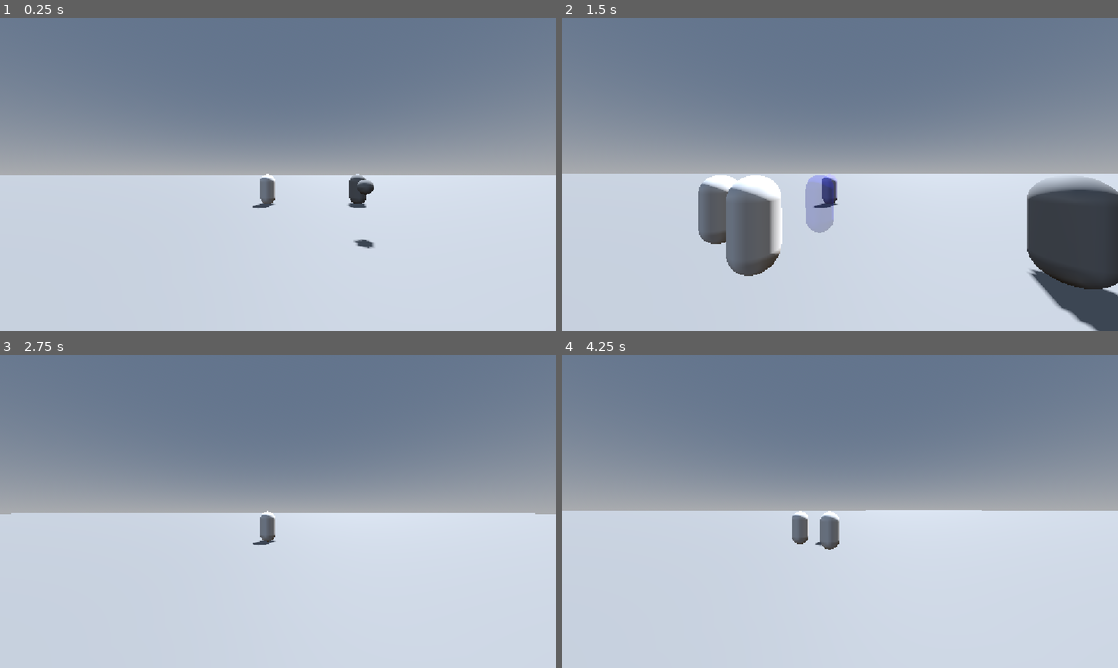
Above: before the commit, frames 1-4 (two rows, left to right).
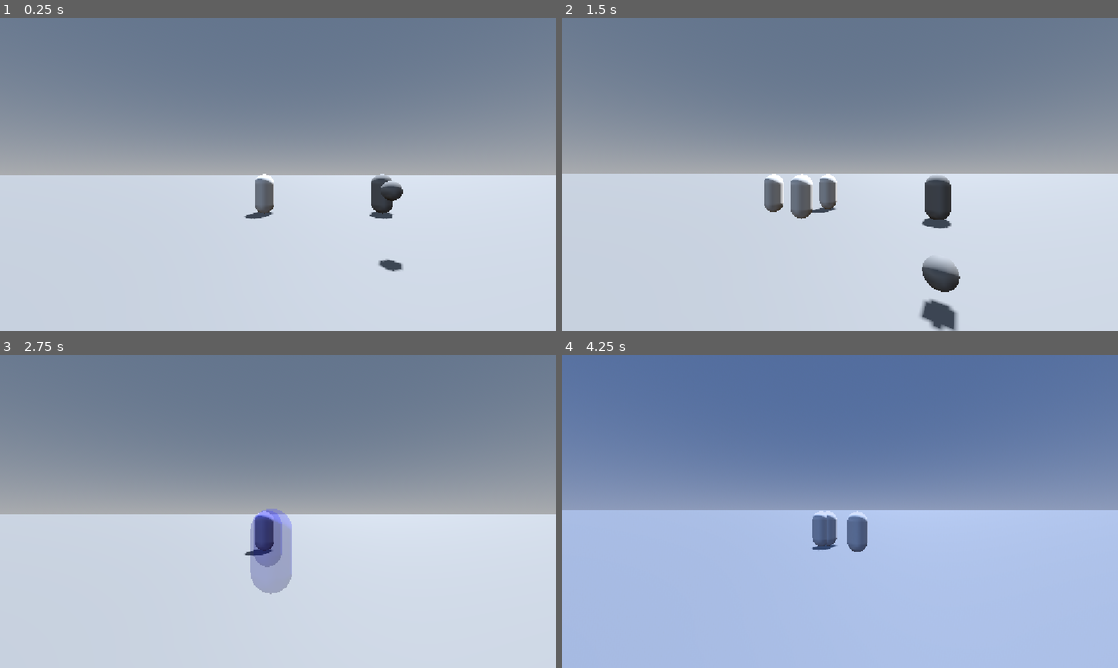
Above: after the commit, the same moments.

Repository: mrgarso/azure-latch
Game: Godot game, scene res://scenes/map.tscn
Same seed, same stepped clock (60 frames per second), same inputs: the game is played once before the commit and once after it.
Inputs (mouse positions are in pixels of both pictures, inside the frame that each line leads up to):
- Up to frame 1 (0.25 s): no input
- Up to frame 2 (1.5 s): move the mouse to (867, 174) at 0.52 s; tap 1 (1) at 0.6 s; tap A (a) at 0.8, 1.35 s; move the mouse to (812, 174) at 1.27 s
- Up to frame 3 (2.75 s): tap D (d) at 1.55, 2.1 s; move the mouse to (289, 505) at 2.02 s; tap S (s) at 2.3 s
- Up to frame 4 (4.25 s): move the mouse to (834, 517) at 2.77 s; tap S (s) at 2.85 s; tap W (w) at 3.05, 3.6 s; tap Enter at 3.5 s; move the mouse to (878, 514) at 3.52 s; tap 1 (1) at 3.8 s

The runs differ from the first frame. In frame 1, 1.4% of the frame differs, in the area x 43-73%, y 49-82%; in frame 2, 14%; in frame 3, 2.2%; in frame 4, 55%, in the area x 0-100%, y 40-100%.

Commit message:
flash y fov effects

Diff:
--- a/Isagi_moves/isagi_moves.gd
+++ b/Isagi_moves/isagi_moves.gd
@@ -9,4 +9,4 @@
 			trigger("MOVE_1")
 
 func trigger(move:String, speed:float=1.0, godmode:bool=false, vulnerable:bool=false):
-	get_node(move).use(player, godmode, speed, vulnerable)
+	get_node(move).use(player, speed, godmode, vulnerable)
--- a/Isagi_moves/move_1.gd
+++ b/Isagi_moves/move_1.gd
@@ -7,13 +7,25 @@
 	if vulnerable:
 		target.iframes = false
 	velocity(target, Vector2(-5,-3), .35, 0.15)
+	screen_flash(target, Color(0.0,0.3,1,0.2), 0.2)
 	afterimage(target, 1, 0.1, )
+	fov_change(target, 70, 90, 0.1)
+	await wait(5, speed)
+	fov_change(target, 90, 75, 0.5)
 	await wait(20, speed)
 	velocity(target, Vector2(7,-3), .35, 0.15)
 	afterimage(target, 1, 0.1, )
+	fov_change(target, 70, 90, 0.1)
+	screen_flash(target, Color(0.0,0.3,1,0.2), 0.2)
+	await wait(5, speed)
+	fov_change(target, 90, 80, 0.5)
 	await wait(30, speed)
+	screen_flash(target, Color(0.7,0.3,0.3,0.3), 0.5)
 	velocity(target, Vector2(0,-20), .75, 0.75)
 	afterimage(target, 6, 0.04, 1.0, Color(0,0,1,0.25))
+	fov_change(target, 70, 120, 0)
+	await wait(2, speed)
+	fov_change(target, 120, 75, 0.6)
 	target.using_move = false
 
 func velocity(target:Player=null, direction:=Vector2(0,0), duration := 1.0, decay := 0.99):
@@ -53,3 +65,18 @@
 		tween.tween_property(clone, "transparency", 1.0, duration)
 		tween.tween_callback(clone.queue_free)
 		await get_tree().create_timer(in_between).timeout
+
+func fov_change(target :Player= null, from := 70, to := 70, duration := 1.0):
+	var camera :Camera3D= target.get_node("shoulder").get_node("SpringArm3D").get_node("Camera3D")
+	camera.fov = from
+	var tween = create_tween()
+	tween.tween_property(camera,"fov",to,duration)
+
+func screen_flash(target :Player= null, color :=Color(1,1,1,1), duration := 1.0):
+	var screen :CanvasLayer= target.get_node("screen_effects")
+	for i in screen.get_child_count():
+		var subject :Control= screen.get_child(i)
+		if subject is TextureRect:
+			subject.self_modulate = color
+			var tween = create_tween()
+			tween.tween_property(subject,"self_modulate",Color(color.r,color.g,color.b,0),duration)
--- a/scenes/camera_3d.gd
+++ b/scenes/camera_3d.gd
@@ -1,6 +1,5 @@
 extends Camera3D
 
-@export var initial_fov := 90.0
 @export var sens := 0.001
 @export var initial_spring_distance := 10.0
 @export var spring_arm_3d: SpringArm3D
@@ -10,7 +9,6 @@
 func _ready() -> void:
 	Input.mouse_mode = Input.MOUSE_MODE_CAPTURED
 	spring_arm_3d.spring_length = initial_spring_distance
-	fov = initial_fov
 
 func _input(event: InputEvent) -> void:
 	if event is InputEventMouseMotion:
--- a/scenes/player.tscn
+++ b/scenes/player.tscn
@@ -6,6 +6,8 @@
 [ext_resource type="Script" uid="uid://bo4redc340gr2" path="res://Isagi_moves/move_1.gd" id="4_dqkch"]
 [ext_resource type="Script" uid="uid://b43wu3yraw8dv" path="res://scripts/grab_ball_area.gd" id="4_tuyoq"]
 [ext_resource type="Script" uid="uid://bx2u43mcri4vt" path="res://scripts/volley_area.gd" id="5_qlg0r"]
+[ext_resource type="Texture2D" uid="uid://sets8jnbw51q" path="res://assets/uma-musume-mambo.png" id="7_fjrip"]
+[ext_resource type="Texture2D" uid="uid://u5a0wpx5ek68" path="res://assets/white-stucco-wall_1194-6992.jpg" id="8_smehm"]
 
 [sub_resource type="StandardMaterial3D" id="StandardMaterial3D_m5xwp"]
 
@@ -79,6 +81,43 @@
 [node name="ball_holder" type="Node3D" parent="." unique_id=1219057852]
 transform = Transform3D(1, 0, 0, 0, 1, 0, 0, 0, 1, 0, -0.6254583, -1.0560316)
 
+[node name="screen_effects" type="CanvasLayer" parent="." unique_id=943087902]
+
+[node name="mambo_flash" type="TextureRect" parent="screen_effects" unique_id=1057693532]
+visible = false
+self_modulate = Color(1, 1, 1, 0)
+anchors_preset = 8
+anchor_left = 0.5
+anchor_top = 0.5
+anchor_right = 0.5
+anchor_bottom = 0.5
+offset_left = -333.0
+offset_top = -361.95648
+offset_right = 333.0
+offset_bottom = 361.95648
+grow_horizontal = 2
+grow_vertical = 2
+size_flags_horizontal = 4
+size_flags_vertical = 4
+texture = ExtResource("7_fjrip")
+
+[node name="color_flash" type="TextureRect" parent="screen_effects" unique_id=1427153262]
+self_modulate = Color(1, 1, 1, 0)
+anchors_preset = 8
+anchor_left = 0.5
+anchor_top = 0.5
+anchor_right = 0.5
+anchor_bottom = 0.5
+offset_left = -583.0
+offset_top = -370.0
+offset_right = 583.0
+offset_bottom = 370.0
+grow_horizontal = 2
+grow_vertical = 2
+size_flags_horizontal = 4
+size_flags_vertical = 4
+texture = ExtResource("8_smehm")
+
 [connection signal="area_entered" from="volley_area" to="volley_area" method="_on_area_entered"]
 [connection signal="area_exited" from="volley_area" to="volley_area" method="_on_area_exited"]
 [connection signal="area_entered" from="grab_ball_area" to="grab_ball_area" method="_on_area_entered"]
--- a/scripts/player.gd
+++ b/scripts/player.gd
@@ -19,7 +19,7 @@
 func _physics_process(delta: float) -> void:
 	forw = transform.basis.z
 	sides = transform.basis.x
-	movement = (direction.x * sides) * speed + (direction.y * forw) * speed
+	movement = ((direction.x * sides) + (direction.y * forw)) * speed
 	if direction:
 		velocity = lerp(velocity,Vector3(movement.x,velocity.y,movement.z),delta * accel)
 	else:
Binary file added: Isagi_moves/uma-musume-mambo.gif
Binary file added: assets/mambo.png
Not shown, added: assets/mambo.png.import
Binary file added: assets/uma-musume-mambo.png
Not shown, added: assets/uma-musume-mambo.png.import
Binary file added: assets/white-stucco-wall_1194-6992.jpg
Not shown, added: assets/white-stucco-wall_1194-6992.jpg.import
Binary file added: scripts/uma-musume-mambo.gif
